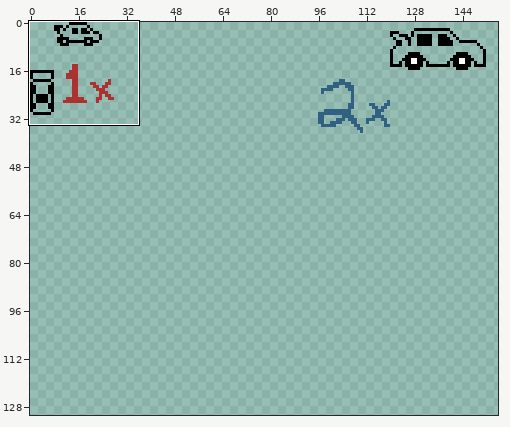
Pixel-art file: cars.aseprite. Above: a wide view before the commit, with the close-up outlined.
Close-up. Old version:
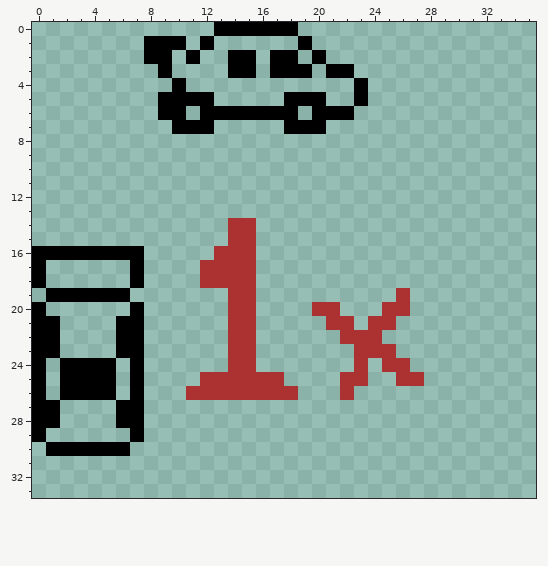
160x144 pixels, 1 frame. Shown: x 0..35, y 0..33. The wide view leaves out empty margins. The commit also changed other parts of the picture, which this record leaves out.
The result:
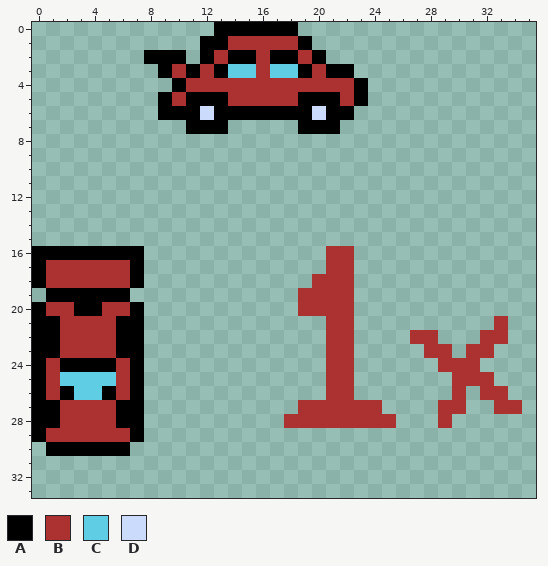
Palette (. is transparent): A #000000  B #ac3232  C #5fcde4  D #cbdbfc
What changed:
There is now colour A in row 1 at x 13; in row 2 at x 10 and 12; in row 3 at x 11 and 13; in row 5 at x 13 and 21; in row 6 at x 11 and 19; in row 7 at x 13 and 21.
There is now colour A in row 20 at x 3 to 4.
There is now colour B in row 1 at x 14 to 18; in row 2 at x 13, 16 and 19; in row 3 at x 10, 12, 16 and 20; in row 4 at x 11 to 22; in row 5 at x 14 to 17 and 22; in row 16 at x 21 to 22.
There is now colour B in row 17 at x 1 to 6 and 21 to 22; in row 18 at x 1 to 6 and 20 to 22; in row 19 at x 19 to 22; in row 20 at x 1 to 2, 5 to 6, 19 and 22; in row 21 at x 2 to 5 and 33; in row 22 at x 2 to 5, 21, 27 to 28 and 32 to 33.
There is now colour B in row 23 at x 2 to 5, 21 to 22, 28 to 29 and 31 to 32; in row 24 at x 1, 6, 21 to 22 and 29 to 31; in row 25 at x 1, 6, 21 and 30 to 32; in row 26 at x 1, 6, 21, 30 and 32 to 33; in row 27 at x 2 to 5, 19 to 24, 29 to 30 and 33 to 34; in row 28 at x 2 to 5, 18 to 25 and 29.
There is now colour B in row 29 at x 1 to 6.
The edit turns colour A into colour B in row 5 at x 10 and 18.
The edit turns colour A into colour C in row 3 at x 14 to 15 and 17 to 18; in row 25 at x 2 to 5; in row 26 at x 3 to 4.
The edit turns colour A into colour D in row 6 at x 12 and 20.
Colour A is gone in row 1 at x 8 to 10; in row 2 at x 11; in row 7 at x 10 and 18.
Colour B is gone in rows 14 to 15 at x 14 to 15; in row 16 at x 13 to 15; in rows 17 to 18 at x 12 to 15; in row 19 at x 14 to 15 and 26; in row 20 at x 14 to 15 and 25 to 26; in row 21 at x 14 to 15 and 24 to 25.
Colour B is gone in row 22 at x 14 to 15 and 23 to 24; in row 23 at x 14 to 15 and 23 to 25; in row 24 at x 14 to 15, 23 and 25 to 26; in row 25 at x 12 to 17, 23 and 26 to 27; in row 26 at x 11 to 18.
